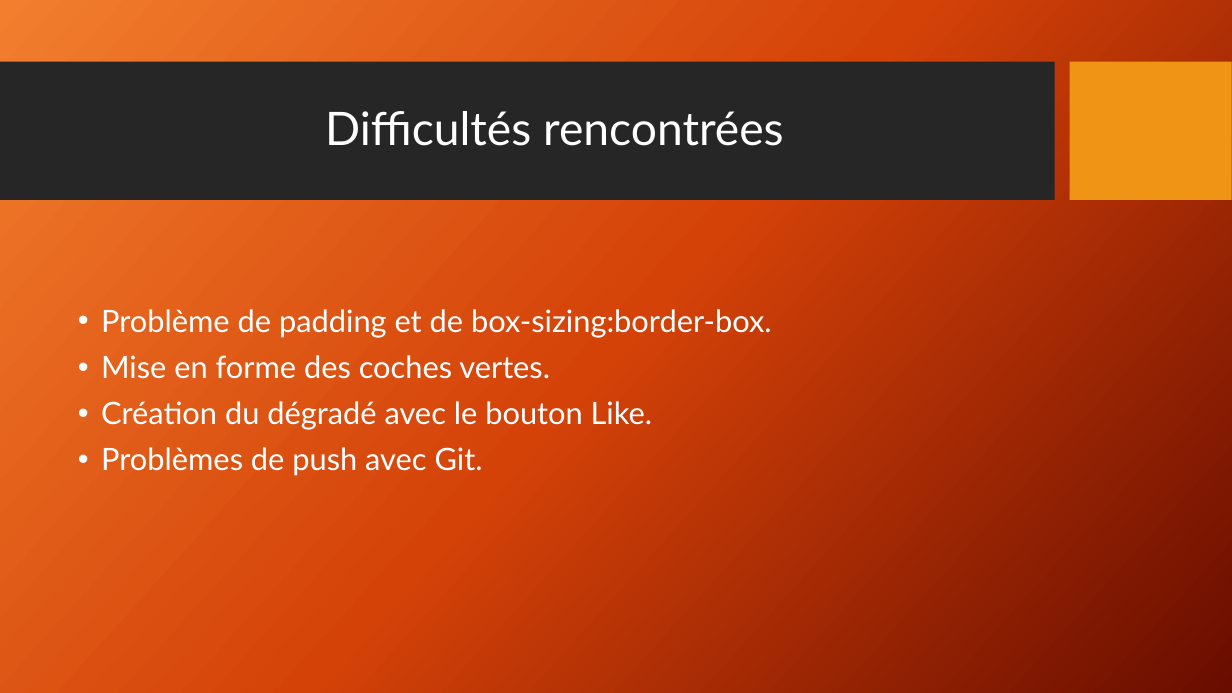
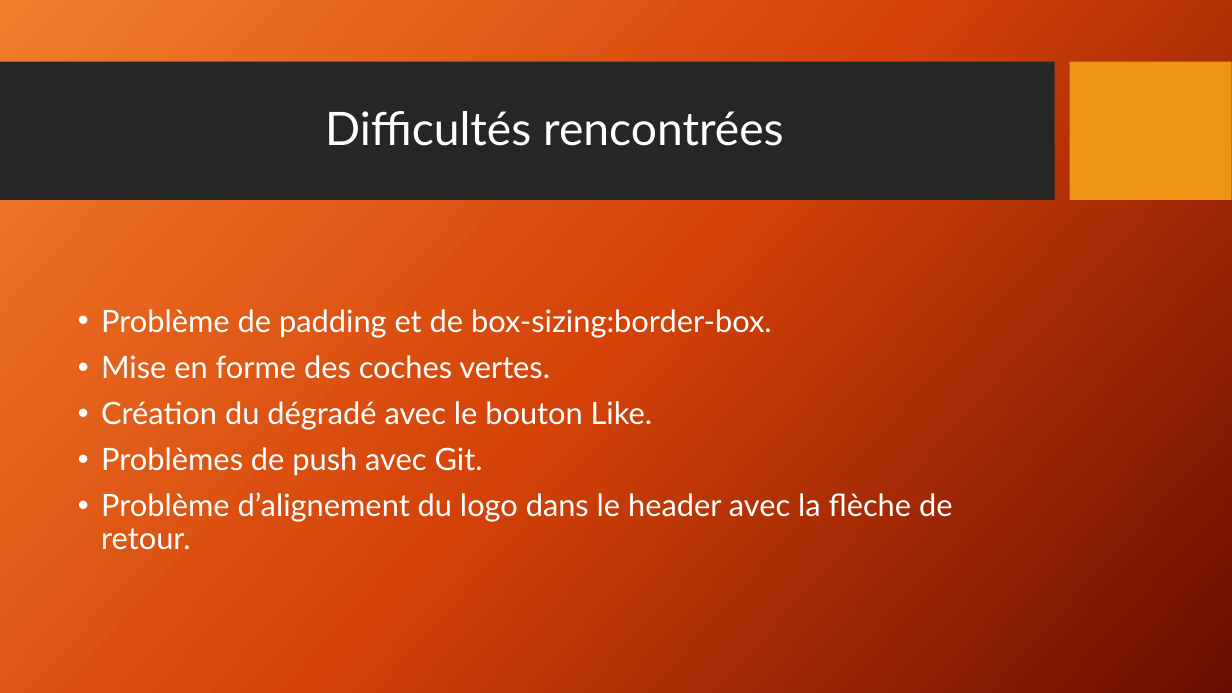
Before and after one commit to JulienRebillon/OP-P3, a slide deck: slide 19 of Présentation Projet 3.pptx (slide 18 before the commit). Drawn at 1232x693 pixels with LibreOffice and Linux fonts; fonts in the diff are those of the drawing; background and template pictures are left out. Boxes give left, top, right and bottom in pixels: in the first picture for what was removed or moved away, otherwise in the second. Text is boxed around its words. In the diff, an @@ line names an element or a change of style, - is before the commit and + after.

```diff
--- a/Présentation Projet 3.pptx
+++ b/Présentation Projet 3.pptx
@@ text at (101,492,953,550): paragraph added @@
+• Problème d’alignement du logo dans le header avec la flèche de retour.
```
Also in this commit, not shown: 1 slide added, 4 other files.
